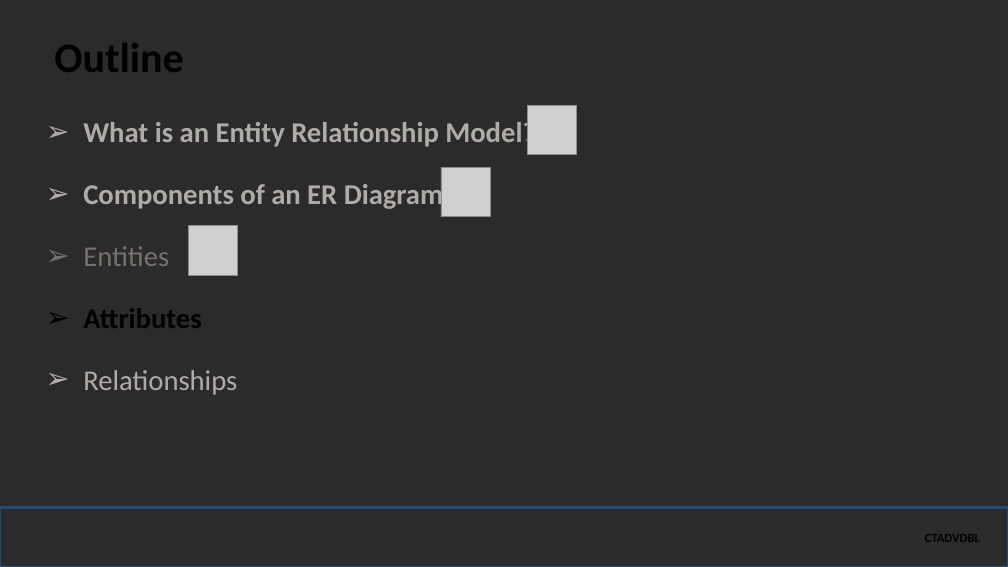
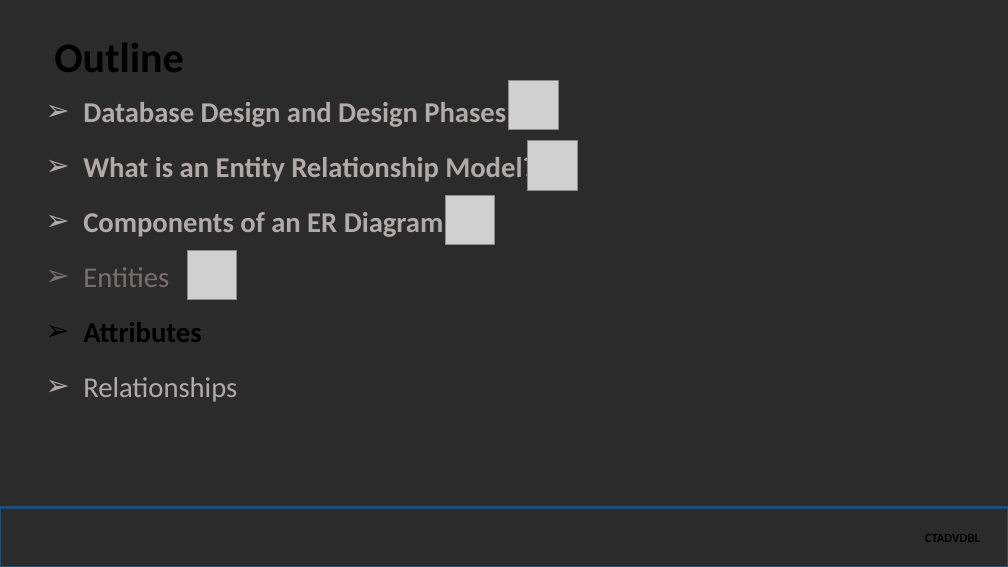
Before and after one commit to robitussin/CTADVDBL, a slide deck: slide 21 of Part 2 - Database Design/powerpoint/Entity Relationship Model.pptx (slide 18 before the commit). Drawn at 1008x567 pixels with LibreOffice and Linux fonts; fonts in the diff are those of the drawing; grey boxes stand for pictures; background and template pictures are left out; a plain dark background stands for a picture behind light text. Boxes give left, top, right and bottom in pixels: in the first picture for what was removed or moved away, otherwise in the second. Text is boxed around its words. In the diff, an @@ line names an element or a change of style, - is before the commit and + after.

```diff
--- a/Part 2 - Database Design/powerpoint/Entity Relationship Model.pptx
+++ b/Part 2 - Database Design/powerpoint/Entity Relationship Model.pptx
@@ picture added at [509,80,558,129] @@
@@ text at [83,102,506,127]: paragraph added @@
+➢ Database Design and Design Phases
@@ picture: place and size @@
-picture at [527,105,576,154]
+picture at [528,141,577,190]
@@ text at [83,153,535,402]: line spacing 0.9 to 0.8 @@
@@ picture: place and size @@
-picture at [441,167,490,216]
+picture at [445,195,495,244]
@@ picture: place and size @@
-picture at [188,225,237,274]
+picture at [188,250,237,299]
```
Also in this commit, not shown: 4 other slides changed, 3 slides added.
